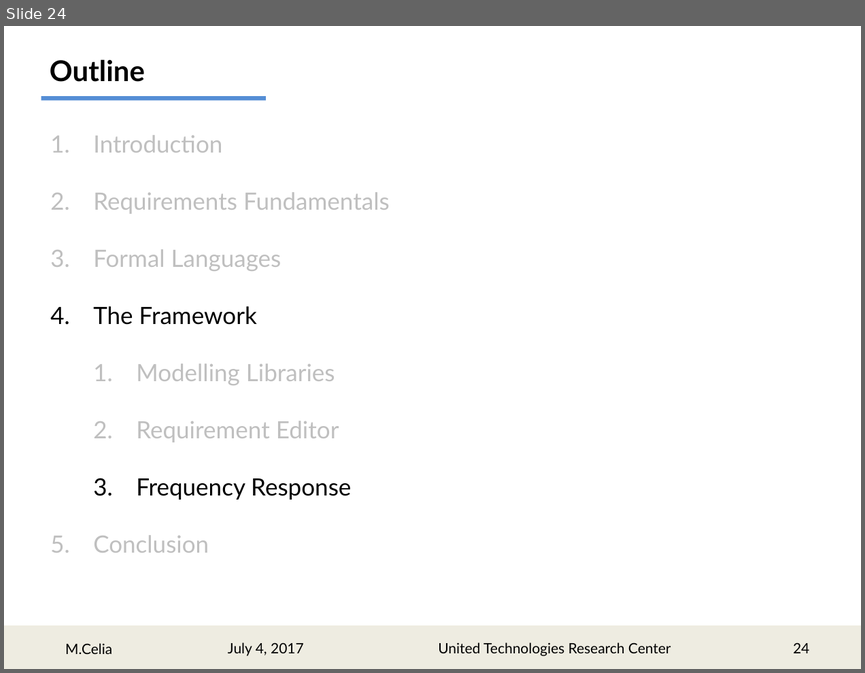
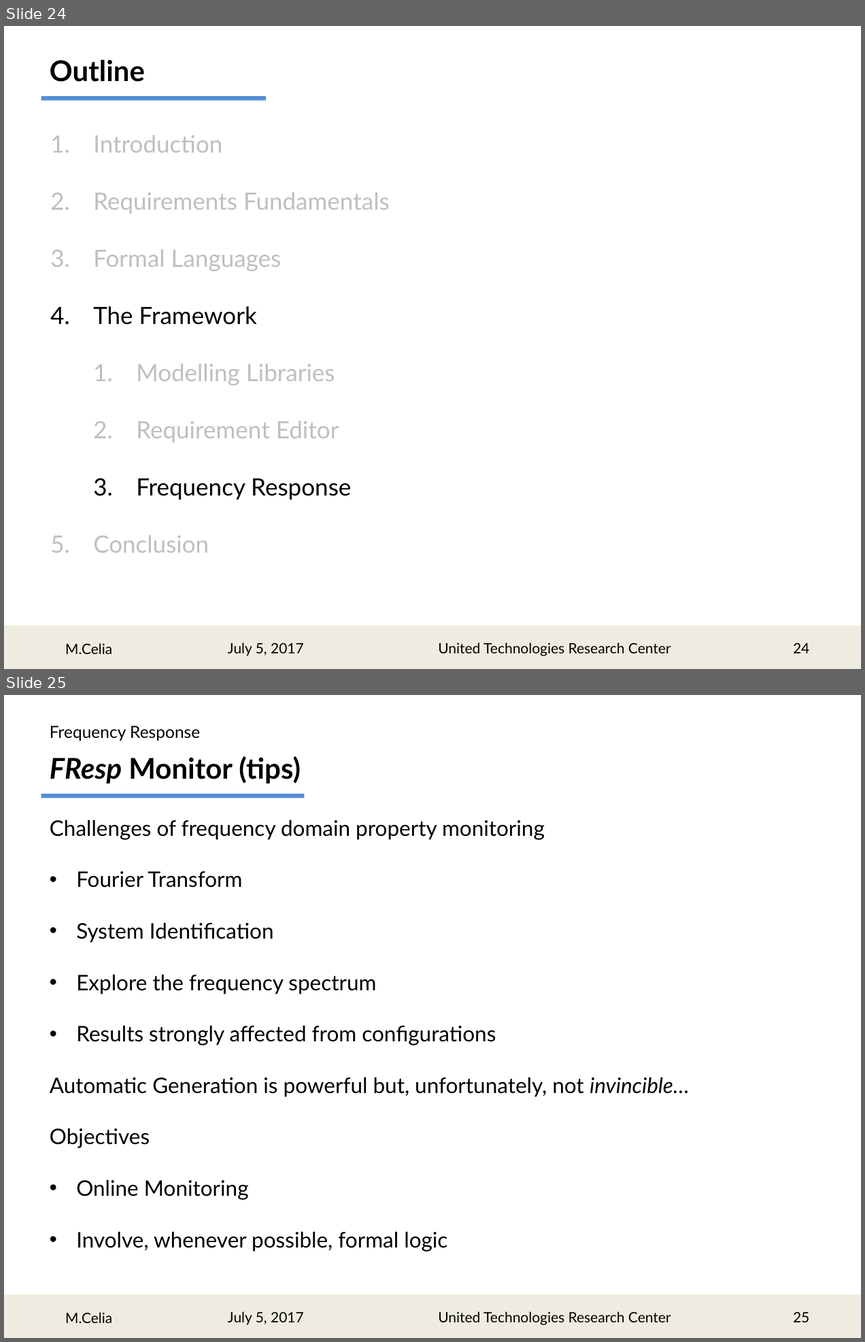
Before and after one commit to marcocelia/Master-Thesis, a slide deck: Presentation/RMpresentation.pptx. Shown one above the other, each under a label of ours: slide 24 before the commit, slides 24 and 25 after it. The pictures are 865x673 and 865x1342 pixels, drawn with LibreOffice and Linux fonts; fonts in the diff are those of the drawing. Boxes give left, top, right and bottom in pixels: in the first picture for what was removed or moved away, otherwise in the second. Text is boxed around its words. In the diff, an @@ line names an element or a change of style, - is before the commit and + after.

```diff
--- a/Presentation/RMpresentation.pptx
+++ b/Presentation/RMpresentation.pptx
@@ slide 25 added at <box>4,695,861,1338</box>, background #FFFFFF @@
@@ text added at <box>50,726,200,741</box>, 14 pt, text #000000 @@
+Frequency Response
@@ text added at <box>50,756,300,783</box>, 24 pt, text #000000, bold @@
+FResp Monitor (tips)
@@ rectangle added at <box>41,794,304,798</box>, fill #558ED5 @@
@@ text added at <box>50,819,689,1251</box>, 18 pt, text #000000 @@
+Challenges of frequency domain property monitoring
+• Fourier Transform
+• System Identification
+• Explore the frequency spectrum
+• Results strongly affected from configurations
+Automatic Generation is powerful but, unfortunately, not invincible…
+Objectives
+• Online Monitoring
+• Involve, whenever possible, formal logic
@@ rectangle added at <box>4,1295,861,1338</box>, fill #EEECE1, outline #EEECE1 2 pt @@
@@ text added at <box>65,1312,112,1323</box>, 12 pt, text #000000 @@
+M.Celia
@@ text added at <box>228,1311,304,1325</box>, 12 pt, text #000000 @@
+July 5, 2017
@@ text added at <box>438,1311,671,1325</box>, 12 pt, text #000000 @@
+United Technologies Research Center
@@ page number added at <box>793,1311,809,1322</box>, 12 pt, text #000000 @@
+25
@@ slide 24 changed as well @@
@@ text at <box>228,642,304,656</box>: text changed @@
-July 4, 2017
+July 5, 2017
```
Also in this commit, not shown: 27 other slides changed, 2 other files.
